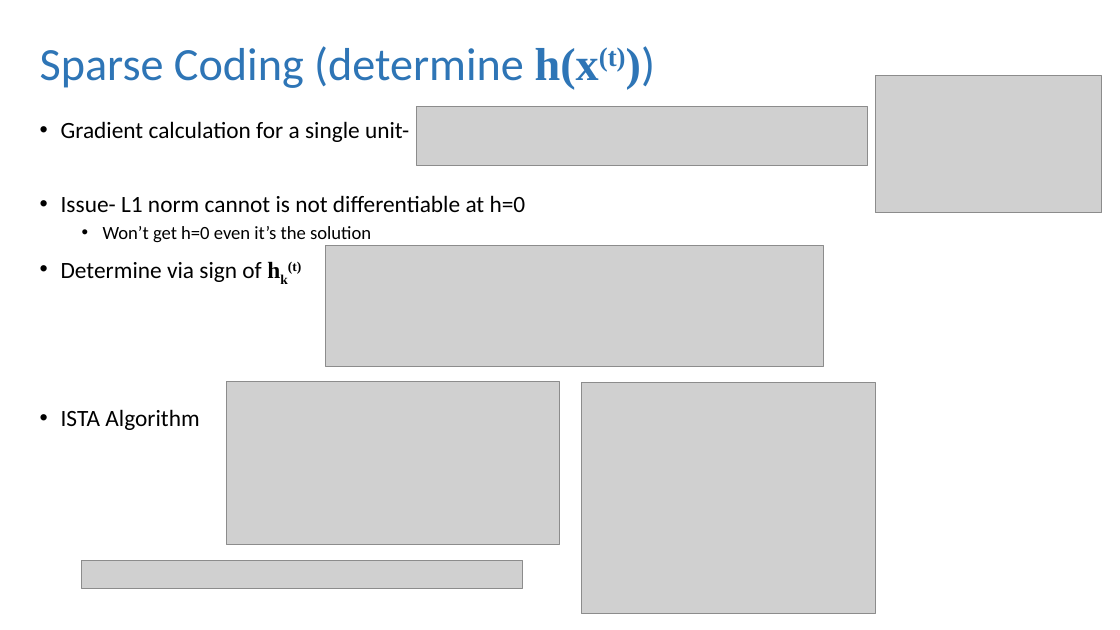
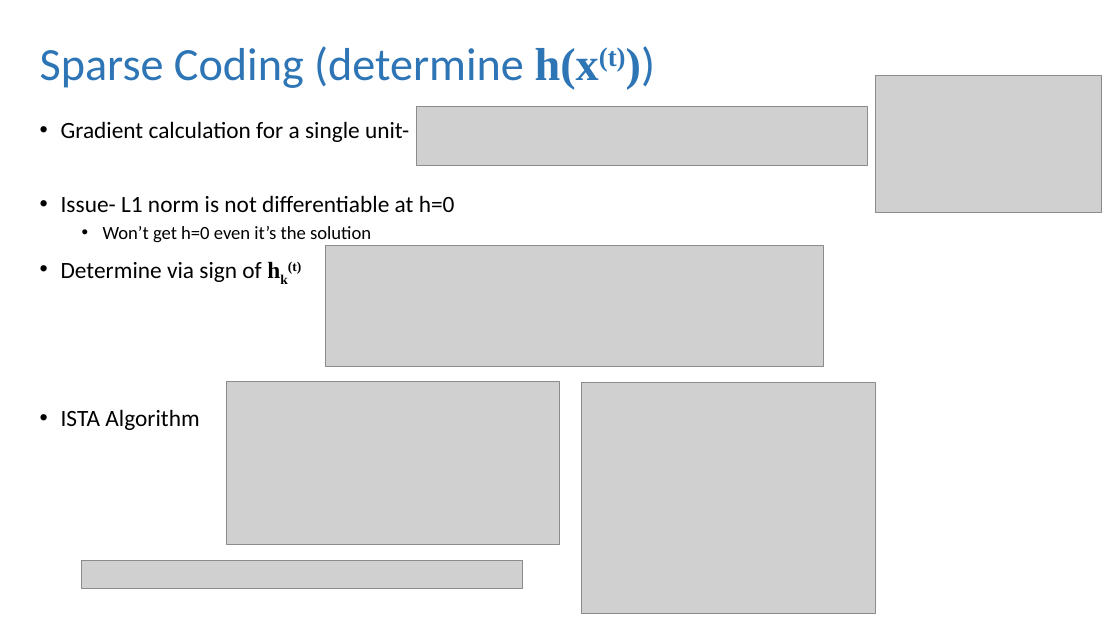
Before and after one commit to Arefeen06088/Arefeen06088.github.io, a slide deck: slide 6 of talk/optimizations-in-sparse-coding/OSC.pptx. Drawn at 1120x630 pixels with LibreOffice and Linux fonts; fonts in the diff are those of the drawing; grey boxes stand for pictures; background and template pictures are left out. Boxes give left, top, right and bottom in pixels: in the first picture for what was removed or moved away, otherwise in the second. Text is boxed around its words. In the diff, an @@ line names an element or a change of style, - is before the commit and + after.

Commit message:
seminar added

```diff
--- a/talk/optimizations-in-sparse-coding/OSC.pptx
+++ b/talk/optimizations-in-sparse-coding/OSC.pptx
@@ text at (61,195,455,212): text changed @@
-• Issue- L1 norm cannot is not differentiable at h=0
+• Issue- L1 norm is not differentiable at h=0
```
